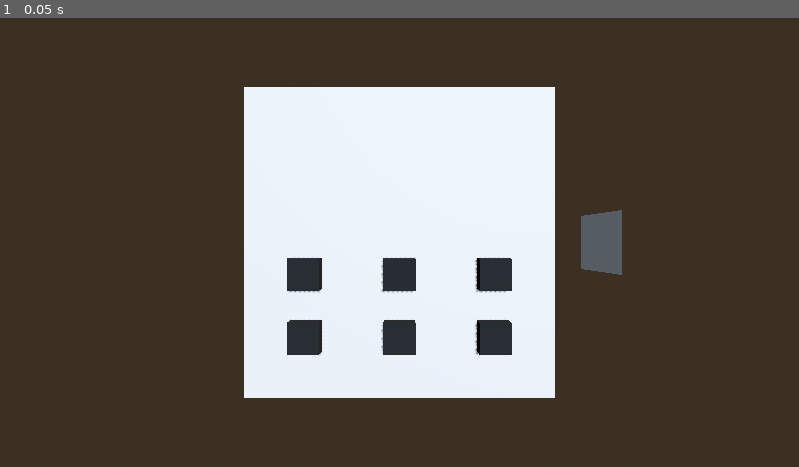
Above: before the commit, frame 1.
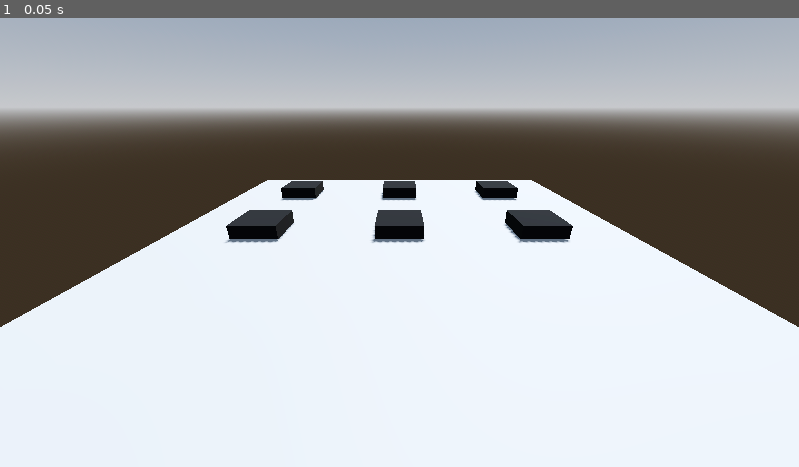
Above: after the commit, the same moment.

Repository: PaulosKapa/card_game
Game: Godot game, scene res://scenes/world.tscn
Two runs of this game, one before a commit and one after it. Both use one fixed random seed, a clock stepped at 60 frames per second and the inputs below.
Inputs:
- Up to frame 1 (0.05 s): no input

The runs differ from the first frame. In frame 1, 68% of the frame differs, in the area x 0-100%, y 0-100%.

Commit message:
modified:   code/global.gd 	deleted:    code/player_spawn.gd 	deleted:    code/player_spawn_child.gd 	new file:   code/player_spawns.gd 	modified:   code/test_card.gd 	modified:   code/world.gd 	modified:   project.godot 	new file:   save.json 	modified:   scenes/cards/test_card.tscn 	modified:   scenes/player_spawns.tscn 	modified:   scenes/world.tscn 	modified:   to_do.txt

Diff:
--- a/code/global.gd
+++ b/code/global.gd
@@ -1,18 +1,27 @@
 extends Node
 # Singleton instance
-var instance
-var card = 0
-var delete = 0
-func _init():
-	instance = self
-func set_card(card_value):
-	card = card_value
+#var instance
+#var card = 0
+#var delete = 0
+#func _init():
+#	instance = self
+#func set_card(card_value):
+#	card = card_value
+#
+#func get_card():
+#	return card
+#
+#func set_delete_card(delete_value):
+#	delete = delete_value
+#
+#func get_delete_card():
+#	return(delete)
+#make instances of everything that needs to be preloaded
+#characters
+var char1 = preload("res://scenes/characters/test_char.tscn")
 
-func get_card():
-	return card
+#maps
+var map1 = preload("res://scenes/battlefields/test.tscn")
 
-func set_delete_card(delete_value):
-	delete = delete_value
-
-func get_delete_card():
-	return(delete)
+#cards
+var card1 = preload("res://scenes/cards/test_card.tscn")
--- a/code/player_spawn.gd
+++ /dev/null
@@ -1,15 +0,0 @@
-extends Area3D
-class_name player_spawn
-var char1 = preload("res://scenes/characters/test_char.tscn")
-var chars = ["",char1]
-
-func _on_input_event(camera, event, position, normal, shape_idx):
-	if event is InputEventMouseButton and event.button_index == MOUSE_BUTTON_LEFT and event.is_pressed():
-		var character_picker = chars[Global.get_card()]
-		if Global.get_card() == 0:
-			print("choose a card")
-		else:
-			var character = character_picker.instantiate()
-			self.add_child(character)
-			Global.set_delete_card(Global.get_card())
-			Global.set_card(0)
--- a/code/player_spawn_child.gd
+++ /dev/null
@@ -1 +0,0 @@
-extends player_spawn
--- /dev/null
+++ b/code/player_spawns.gd
@@ -0,0 +1,64 @@
+extends Node3D
+
+const ray_length = 1000
+
+var perform_raycast = false
+#make a list with all the cards
+var cards = [Global.card1]
+#make a list with all the characters
+var chars = [Global.char1]
+var card_id = null
+var selected_card = ""
+var card_deck = []
+
+func _ready():
+	#instance 5 card for the deck
+	var file = FileAccess.open("res://save.json", FileAccess.READ)
+	var content = file.get_as_text()
+	print(file.get("cards"))
+
+
+func _physics_process(_delta):
+	if perform_raycast == true:
+
+		# Setup a Raycast
+		var ray_length = 1000
+		var mouse_pos = get_viewport().get_mouse_position()
+		var camera = $Camera3D
+		var space_state = get_world_3d().get_direct_space_state()
+
+		#var from = camera.project_ray_origin(event.position)
+		#var to = from + camera.project_ray_normal(event.position) * ray_length
+		var params = PhysicsRayQueryParameters3D.new()
+		params.from = camera.project_ray_origin(mouse_pos)
+		params.to = params.from + camera.project_ray_normal(mouse_pos) * ray_length
+		# Send the raycast into the scene and react if it collided with something
+		var result = space_state.intersect_ray(params)
+		# Make sure the raycast hit something
+		if result.size()>0:
+			#player spawner
+			if str(result.get("collider")).find("spawner")!=-1:
+				#get the id of the selected card
+				match card_id:
+					null:
+						pass
+					_:
+						#instance the character from the selected card
+						var char = chars[card_id].instantiate()
+						#add the character to the spawner
+						result.get("collider").add_child(char)
+						card_id = null
+						#delete the selected card
+						selected_card.queue_free()
+						selected_card = ""
+			#card
+			elif str(result.get("collider")).find("card")!=-1:
+				#get the id of the card
+				card_id = result.get("collider").get_card_id()
+				#save the card, to be deleted later
+				selected_card = result.get("collider")
+		perform_raycast = false
+
+func _input(event):
+	if Input.is_action_pressed("click"):
+		perform_raycast = true
--- a/code/test_card.gd
+++ b/code/test_card.gd
@@ -1,15 +1,11 @@
-extends Area3D
+extends StaticBody3D
 
 class_name card
-var card_id = 1
-var use = 0
+var card_id = 0
+var is_character = true
 
-func _on_input_event(camera, event, position, normal, shape_idx):
-	if event is InputEventMouseButton and event.button_index == MOUSE_BUTTON_LEFT and event.is_pressed():
-		Global.instance.set_card(card_id)
+#get the card id
+func get_card_id():
+	return card_id
 
-
-func _process(delta):
-	if (Global.get_delete_card() == card_id && Global.get_delete_card()==1):
-		Global.set_delete_card(0)
-		self.queue_free()
+#get if the chard is a character
--- a/code/world.gd
+++ b/code/world.gd
@@ -1,15 +1,15 @@
 extends Node
 
-var map1 = preload("res://scenes/battlefields/test.tscn")
-var maps = [map1]
-var card = preload("res://scenes/cards/test_card.tscn")
+
+var maps = [Global.map1]
 # Called when the node enters the scene tree for the first time.
 func _ready():
 	#pick a random map out of the list
 	var picked_map = maps.pick_random()
 	#make an instance
 	var map = picked_map.instantiate()
-	##spawn it in map_point
-	$spawners/map_point.add_child(map)
-	var car_picked = card.instantiate()
-	$spawners/card_point1.add_child(car_picked)
+	##spawn it in map_point if it doesn't have childred
+	if $spawners/map_point.get_child_count() == 0:
+		$spawners/map_point.add_child(map)
+	else:
+		$spawners/map_point2.add_child(map)
--- a/project.godot
+++ b/project.godot
@@ -12,13 +12,21 @@
 
 config/name="card_game"
 run/main_scene="res://scenes/world.tscn"
-config/features=PackedStringArray("4.0", "Mobile")
+config/features=PackedStringArray("4.1", "Mobile")
 config/icon="res://icon.svg"
 
 [autoload]
 
 Global="*res://code/global.gd"
 
+[input]
+
+click={
+"deadzone": 0.5,
+"events": [Object(InputEventMouseButton,"resource_local_to_scene":false,"resource_name":"","device":-1,"window_id":0,"alt_pressed":false,"shift_pressed":false,"ctrl_pressed":false,"meta_pressed":false,"button_mask":0,"position":Vector2(0, 0),"global_position":Vector2(0, 0),"factor":1.0,"button_index":1,"canceled":false,"pressed":false,"double_click":false,"script":null)
+]
+}
+
 [rendering]
 
 renderer/rendering_method="gl_compatibility"
--- /dev/null
+++ b/save.json
@@ -0,0 +1 @@
+{"cards":[0,0,0,0,0,0,0,0,0]}
--- a/scenes/cards/test_card.tscn
+++ b/scenes/cards/test_card.tscn
@@ -7,7 +7,7 @@
 
 [sub_resource type="PlaneMesh" id="PlaneMesh_2sqae"]
 
-[node name="Area3d" type="Area3D"]
+[node name="card" type="StaticBody3D"]
 script = ExtResource("1_6p6gg")
 
 [node name="CollisionShape3D" type="CollisionShape3D" parent="."]
@@ -17,5 +17,3 @@
 transform = Transform3D(-4.37114e-08, -1, 0, 1, -4.37114e-08, 0, 0, 0, 1, 0, 0, 0)
 mesh = SubResource("PlaneMesh_2sqae")
 skeleton = NodePath("../CollisionShape3D")
-
-[connection signal="input_event" from="." to="." method="_on_input_event"]
--- a/scenes/player_spawns.tscn
+++ b/scenes/player_spawns.tscn
@@ -1,6 +1,6 @@
 [gd_scene load_steps=5 format=3 uid="uid://b6imchyuwi832"]
 
-[ext_resource type="Script" path="res://code/player_spawn_child.gd" id="1_dftro"]
+[ext_resource type="Script" path="res://code/player_spawns.gd" id="1_238a3"]
 
 [sub_resource type="BoxShape3D" id="BoxShape3D_72ck3"]
 
@@ -11,82 +11,97 @@
 material = SubResource("StandardMaterial3D_eld1p")
 
 [node name="player_spawns" type="Node3D"]
+script = ExtResource("1_238a3")
 
-[node name="Area3D1" type="Area3D" parent="."]
-transform = Transform3D(1, 0, 0, 0, 1, 0, 0, 0, 1, 0, 0, 3)
-script = ExtResource("1_dftro")
+[node name="Camera3D" type="Camera3D" parent="."]
+transform = Transform3D(1, 0, 0, 0, 0.907777, 0.419452, 0, -0.419452, 0.907777, 0, 3, 6)
 
-[node name="CollisionShape3D" type="CollisionShape3D" parent="Area3D1"]
-transform = Transform3D(1, 0, 0, 0, 1, 0, 0, 0, 1, 0, 1.00146, 0)
+[node name="spawner" type="StaticBody3D" parent="."]
+transform = Transform3D(1, 0, 0, 0, 1, 0, 0, 0, 1, 0, 1, 0)
+
+[node name="CollisionShape3D" type="CollisionShape3D" parent="spawner"]
+transform = Transform3D(1, 0, 0, 0, 1, 0, 0, 0, 1, 0, 0.00145996, 0)
 shape = SubResource("BoxShape3D_72ck3")
 
-[node name="MeshInstance3D" type="MeshInstance3D" parent="Area3D1"]
-transform = Transform3D(1, 0, 0, 0, 0.3, 0, 0, 0, 1, 0, 0.677676, 0)
+[node name="MeshInstance3D" type="MeshInstance3D" parent="spawner"]
+transform = Transform3D(1, 0, 0, 0, 0.3, 0, 0, 0, 1, 0, -0.322324, 0)
 mesh = SubResource("BoxMesh_mxke5")
+skeleton = NodePath("")
 
-[node name="Area3D2" type="Area3D" parent="."]
-transform = Transform3D(1, 0, 0, 0, 1, 0, 0, 0, 1, 3, 0, 3)
-script = ExtResource("1_dftro")
+[node name="spawner2" type="StaticBody3D" parent="."]
+transform = Transform3D(1, 0, 0, 0, 1, 0, 0, 0, 1, 3, 1, 0)
 
-[node name="CollisionShape3D" type="CollisionShape3D" parent="Area3D2"]
-transform = Transform3D(1, 0, 0, 0, 1, 0, 0, 0, 1, 0, 1.00146, 0)
+[node name="CollisionShape3D" type="CollisionShape3D" parent="spawner2"]
+transform = Transform3D(1, 0, 0, 0, 1, 0, 0, 0, 1, 0, 0.00145996, 0)
 shape = SubResource("BoxShape3D_72ck3")
 
-[node name="MeshInstance3D" type="MeshInstance3D" parent="Area3D2"]
-transform = Transform3D(1, 0, 0, 0, 0.3, 0, 0, 0, 1, 0, 0.677676, 0)
+[node name="MeshInstance3D" type="MeshInstance3D" parent="spawner2"]
+transform = Transform3D(1, 0, 0, 0, 0.3, 0, 0, 0, 1, 0, -0.322324, 0)
 mesh = SubResource("BoxMesh_mxke5")
+skeleton = NodePath("")
 
-[node name="Area3D3" type="Area3D" parent="."]
-transform = Transform3D(1, 0, 0, 0, 1, 0, 0, 0, 1, -3, 0, 3)
-script = ExtResource("1_dftro")
+[node name="spawner3" type="StaticBody3D" parent="."]
+transform = Transform3D(1, 0, 0, 0, 1, 0, 0, 0, 1, -3, 1, 0)
 
-[node name="CollisionShape3D" type="CollisionShape3D" parent="Area3D3"]
-transform = Transform3D(1, 0, 0, 0, 1, 0, 0, 0, 1, 0, 1.00146, 0)
+[node name="CollisionShape3D" type="CollisionShape3D" parent="spawner3"]
+transform = Transform3D(1, 0, 0, 0, 1, 0, 0, 0, 1, 0, 0.00145996, 0)
 shape = SubResource("BoxShape3D_72ck3")
 
-[node name="MeshInstance3D" type="MeshInstance3D" parent="Area3D3"]
-transform = Transform3D(1, 0, 0, 0, 0.3, 0, 0, 0, 1, 0, 0.677676, 0)
+[node name="MeshInstance3D" type="MeshInstance3D" parent="spawner3"]
+transform = Transform3D(1, 0, 0, 0, 0.3, 0, 0, 0, 1, 0, -0.322324, 0)
 mesh = SubResource("BoxMesh_mxke5")
+skeleton = NodePath("")
 
-[node name="Area3D4" type="Area3D" parent="."]
-transform = Transform3D(1, 0, 0, 0, 1, 0, 0, 0, 1, -3, 0, 1)
-script = ExtResource("1_dftro")
+[node name="spawner4" type="StaticBody3D" parent="."]
+transform = Transform3D(1, 0, 0, 0, 1, 0, 0, 0, 1, -3, 1, -3)
 
-[node name="CollisionShape3D" type="CollisionShape3D" parent="Area3D4"]
-transform = Transform3D(1, 0, 0, 0, 1, 0, 0, 0, 1, 0, 1.00146, 0)
+[node name="CollisionShape3D" type="CollisionShape3D" parent="spawner4"]
+transform = Transform3D(1, 0, 0, 0, 1, 0, 0, 0, 1, 0, 0.00145996, 0)
 shape = SubResource("BoxShape3D_72ck3")
 
-[node name="MeshInstance3D" type="MeshInstance3D" parent="Area3D4"]
-transform = Transform3D(1, 0, 0, 0, 0.3, 0, 0, 0, 1, 0, 0.677676, 0)
+[node name="MeshInstance3D" type="MeshInstance3D" parent="spawner4"]
+transform = Transform3D(1, 0, 0, 0, 0.3, 0, 0, 0, 1, 0, -0.322324, 0)
 mesh = SubResource("BoxMesh_mxke5")
+skeleton = NodePath("")
 
-[node name="Area3D5" type="Area3D" parent="."]
-transform = Transform3D(1, 0, 0, 0, 1, 0, 0, 0, 1, 0, 0, 1)
-script = ExtResource("1_dftro")
+[node name="spawner5" type="StaticBody3D" parent="."]
+transform = Transform3D(1, 0, 0, 0, 1, 0, 0, 0, 1, 0, 1, -3)
 
-[node name="CollisionShape3D" type="CollisionShape3D" parent="Area3D5"]
-transform = Transform3D(1, 0, 0, 0, 1, 0, 0, 0, 1, 0, 1.00146, 0)
+[node name="CollisionShape3D" type="CollisionShape3D" parent="spawner5"]
+transform = Transform3D(1, 0, 0, 0, 1, 0, 0, 0, 1, 0, 0.00145996, 0)
 shape = SubResource("BoxShape3D_72ck3")
 
-[node name="MeshInstance3D" type="MeshInstance3D" parent="Area3D5"]
-transform = Transform3D(1, 0, 0, 0, 0.3, 0, 0, 0, 1, 0, 0.677676, 0)
+[node name="MeshInstance3D" type="MeshInstance3D" parent="spawner5"]
+transform = Transform3D(1, 0, 0, 0, 0.3, 0, 0, 0, 1, 0, -0.322324, 0)
 mesh = SubResource("BoxMesh_mxke5")
+skeleton = NodePath("")
 
-[node name="Area3D6" type="Area3D" parent="."]
-transform = Transform3D(1, 0, 0, 0, 1, 0, 0, 0, 1, 3, 0, 1)
-script = ExtResource("1_dftro")
+[node name="spawner6" type="StaticBody3D" parent="."]
+transform = Transform3D(1, 0, 0, 0, 1, 0, 0, 0, 1, 3, 1, -3)
 
-[node name="CollisionShape3D" type="CollisionShape3D" parent="Area3D6"]
-transform = Transform3D(1, 0, 0, 0, 1, 0, 0, 0, 1, 0, 1.00146, 0)
+[node name="CollisionShape3D" type="CollisionShape3D" parent="spawner6"]
+transform = Transform3D(1, 0, 0, 0, 1, 0, 0, 0, 1, 0, 0.00145996, 0)
 shape = SubResource("BoxShape3D_72ck3")
 
-[node name="MeshInstance3D" type="MeshInstance3D" parent="Area3D6"]
-transform = Transform3D(1, 0, 0, 0, 0.3, 0, 0, 0, 1, 0, 0.677676, 0)
+[node name="MeshInstance3D" type="MeshInstance3D" parent="spawner6"]
+transform = Transform3D(1, 0, 0, 0, 0.3, 0, 0, 0, 1, 0, -0.322324, 0)
 mesh = SubResource("BoxMesh_mxke5")
+skeleton = NodePath("")
 
-[connection signal="input_event" from="Area3D1" to="Area3D1" method="_on_input_event"]
-[connection signal="input_event" from="Area3D2" to="Area3D2" method="_on_input_event"]
-[connection signal="input_event" from="Area3D3" to="Area3D3" method="_on_input_event"]
-[connection signal="input_event" from="Area3D4" to="Area3D4" method="_on_input_event"]
-[connection signal="input_event" from="Area3D5" to="Area3D5" method="_on_input_event"]
-[connection signal="input_event" from="Area3D6" to="Area3D6" method="_on_input_event"]
+[node name="card_spawner" type="Node3D" parent="."]
+transform = Transform3D(1, 0, 0, 0, 1, 0, 0, 0, 1, 4.78474, 1.77447, -2)
+
+[node name="card_spawner2" type="Node3D" parent="."]
+transform = Transform3D(1, 0, 0, 0, 1, 0, 0, 0, 1, 4.78474, 1.77447, -0.127904)
+
+[node name="card_spawner3" type="Node3D" parent="."]
+transform = Transform3D(1, 0, 0, 0, 1, 0, 0, 0, 1, 4.78474, 1.77447, 2.05954)
+
+[node name="card_spawner4" type="Node3D" parent="."]
+transform = Transform3D(1, 0, 0, 0, 1, 0, 0, 0, 1, 4.78474, 1.77447, -4.10581)
+
+[node name="card_spawner5" type="Node3D" parent="."]
+transform = Transform3D(1, 0, 0, 0, 1, 0, 0, 0, 1, 4.78474, 1.77447, -7.81062)
+
+[node name="card_spawner6" type="Node3D" parent="."]
+transform = Transform3D(1, 0, 0, 0, 1, 0, 0, 0, 1, 4.78474, 1.77447, -10.2285)
--- a/scenes/world.tscn
+++ b/scenes/world.tscn
@@ -25,14 +25,11 @@
 transform = Transform3D(-0.866023, -0.433016, 0.250001, 0, 0.499998, 0.866027, -0.500003, 0.749999, -0.43301, 0, 0, 0)
 shadow_enabled = true
 
-[node name="Camera3D" type="Camera3D" parent="."]
-transform = Transform3D(1, 0, 0, 0, 1.19249e-08, 1, 0, -1, 1.19249e-08, 0, 9.90648, 0)
-
 [node name="spawners" type="Node3D" parent="."]
 transform = Transform3D(1, 0, 0, 0, 1.19249e-08, 1, 0, -1, 1.19249e-08, 0, 9.90648, 0)
 
 [node name="map_point" type="Node3D" parent="spawners"]
-transform = Transform3D(1, 0, 0, 0, 1.19249e-08, -1, 0, 1, 1.19249e-08, 0, -1.18134e-07, -9.90648)
+transform = Transform3D(1, 0, 0, 0, 1.19249e-08, -1, 0, 1, 1.19249e-08, 22.0694, -1.18134e-07, -9.90648)
 
-[node name="card_point1" type="Node3D" parent="spawners"]
-transform = Transform3D(1, 0, 0, 0, 1, 0, 0, 0, 1, 6.84012, -1.19249e-07, -10)
+[node name="map_point2" type="Node3D" parent="spawners"]
+transform = Transform3D(1, 0, 0, 0, 1.19249e-08, -1, 0, 1, 1.19249e-08, -26.6085, -1.18134e-07, -9.90648)
Not shown, changed: to_do.txt
